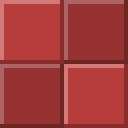
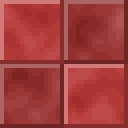
The second 128 x 128 image is a revision of the first. Changes to its layers:
added layer "Layer" (soft light, 67%) above "Background" over [4, 4, 124, 124]
